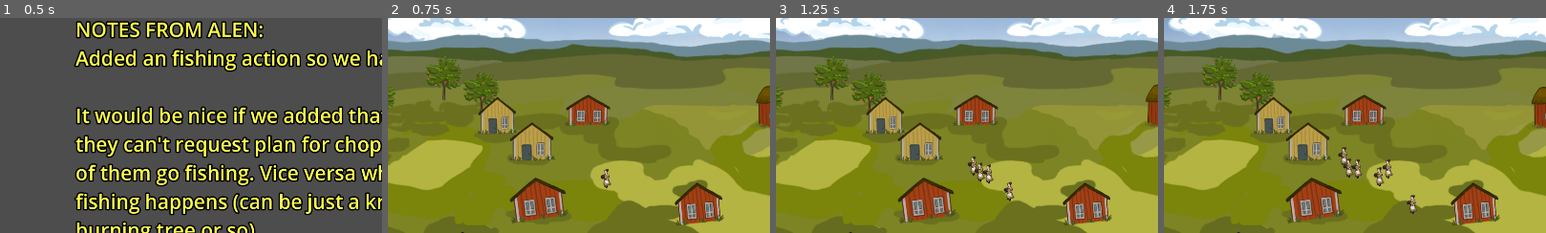
Above: before the commit, frames 1-4 (left to right).
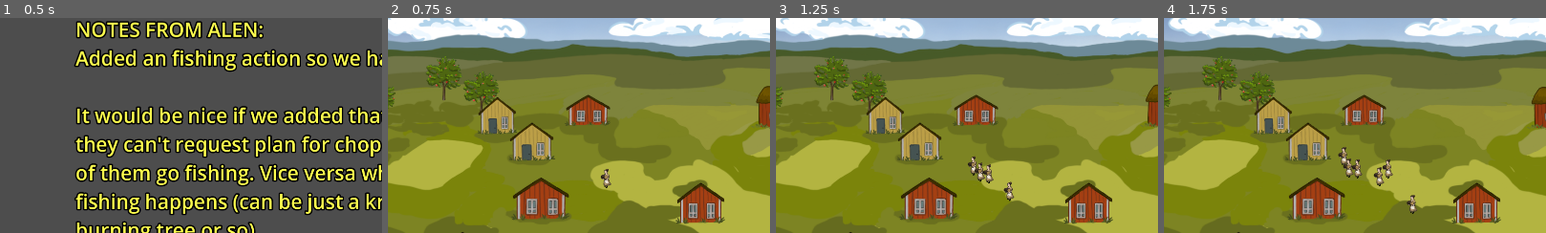
Above: after the commit, the same moments.

Repository: arget4me/cosyville
Game: Godot game, scene res://Scenes/main_scene.tscn
Same seed, same stepped clock (60 frames per second), same inputs: the game is played once before the commit and once after it.
Inputs (mouse positions are % of the whole screen's width and height, from its top left):
- Up to frame 1 (0.5 s): no input
- Up to frame 2 (0.75 s): click "GOTO: PLAYING" at 0.5 s
- Up to frame 3 (1.25 s): no input
- Up to frame 4 (1.75 s): move the mouse to (35, 85) at 1.27 s; press the mouse at (35, 85) at 1.28 s; hold Right (ui_right) from 1.28 s (still down)
The pictures show only the part of the screen within x 8-58%, y 12-62%; the shares and areas given below are measured in that part.

Frame 1 is identical in both runs. In frame 2, 2.6% of the frame differs, in the area x 32-89%, y 74-97%; in frame 3, 2.6%; in frame 4, 2.6%.

Commit message:
Update Village.tscn

Diff:
--- a/Scenes/World/Village.tscn
+++ b/Scenes/World/Village.tscn
@@ -33,11 +33,11 @@
 
 [node name="House_Red2" parent="CosyVillage/YSORT" index="11"]
 position = Vector2(949, 659)
-rotation = -0.0929171
+rotation = 0.0
 
 [node name="House_Red3" parent="CosyVillage/YSORT" index="12"]
 position = Vector2(547, 650)
-rotation = -0.125418
+rotation = 0.0
 
 [node name="House_Yellow" parent="CosyVillage/YSORT" index="13"]
 modulate = Color(1, 1, 1, 1)
